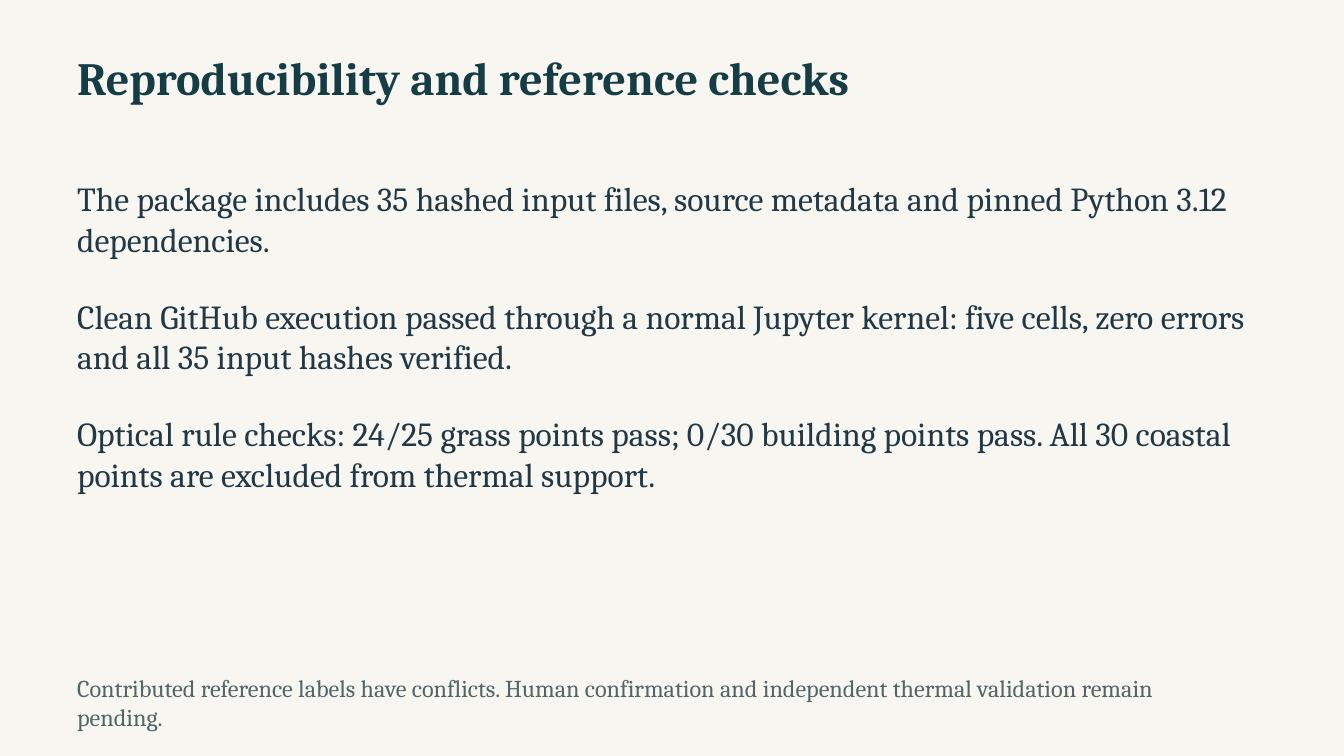
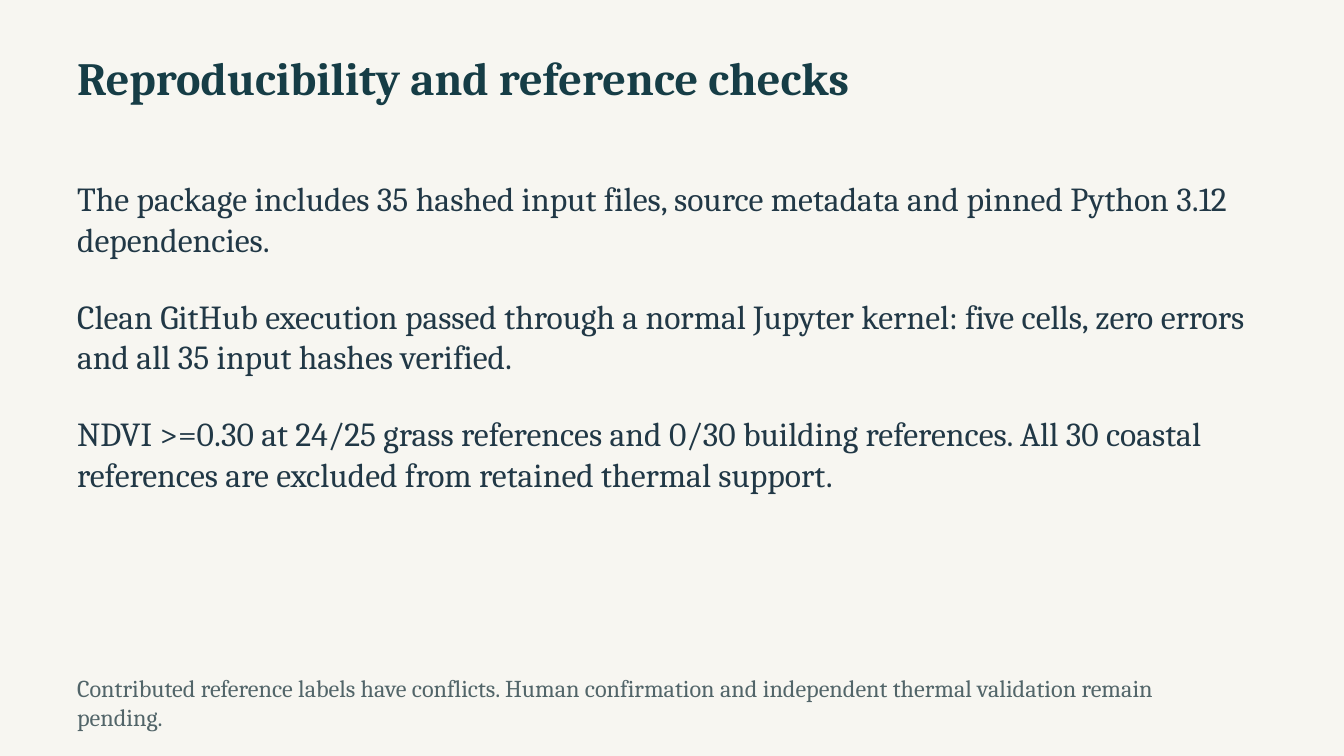
Before and after one commit to NasserAlhuri/spaceHacathon, a slide deck: slide 9 of docs/UrbanHeat-AlKhor-Pitch.pptx. Drawn at 1344x756 pixels with LibreOffice and Linux fonts; fonts in the diff are those of the drawing. Boxes give left, top, right and bottom in pixels: in the first picture for what was removed or moved away, otherwise in the second. Text is boxed around its words. In the diff, an @@ line names an element or a change of style, - is before the commit and + after.

```diff
--- a/docs/UrbanHeat-AlKhor-Pitch.pptx
+++ b/docs/UrbanHeat-AlKhor-Pitch.pptx
@@ text at (x1=77, y1=422, x2=1201, y2=494): text changed @@
-Optical rule checks: 24/25 grass points pass; 0/30 building points pass. All 30 coastal points are excluded from thermal support.
+NDVI >=0.30 at 24/25 grass references and 0/30 building references. All 30 coastal references are excluded from retained thermal support.
```
Also in this commit, not shown: 2 other slides changed, 20 other files.
